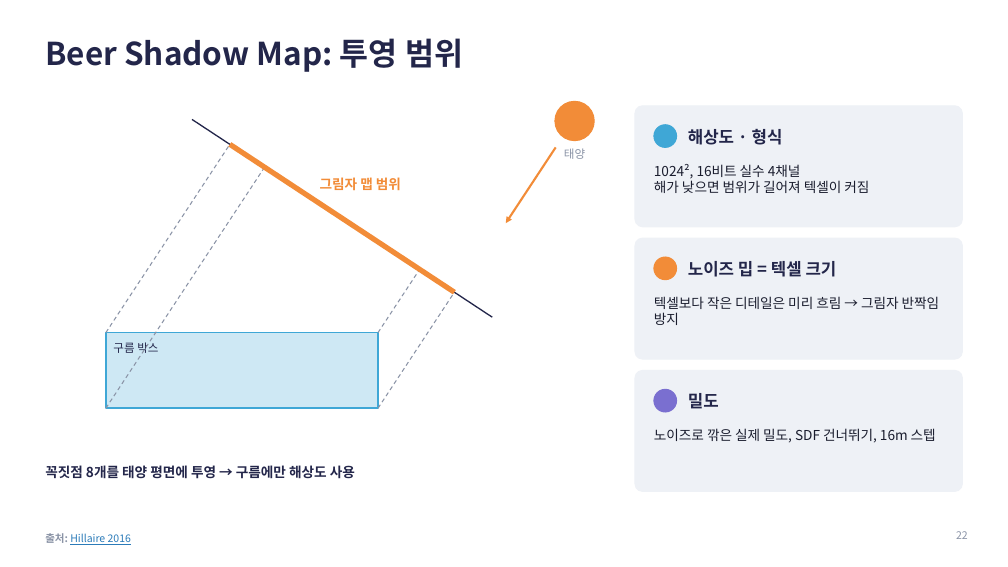
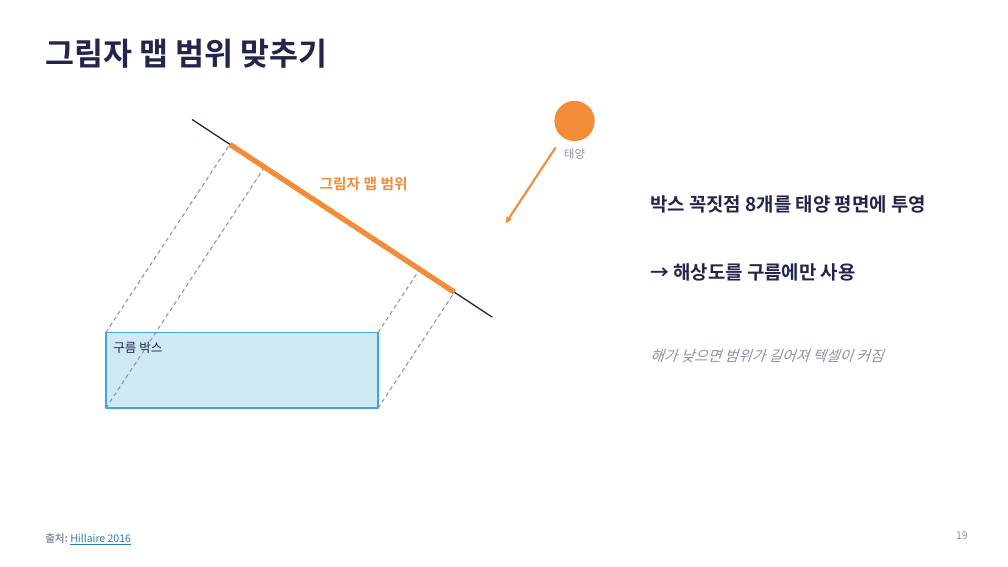
Before and after one commit to jcmeve/DirectX-Graphics-Samples, a slide deck: slide 19 of Interactive Raymarching Cloud_3.pptx (slide 22 before the commit). Drawn at 1008x567 pixels with LibreOffice and Linux fonts; fonts in the diff are those of the drawing. Boxes give left, top, right and bottom in pixels: in the first picture for what was removed or moved away, otherwise in the second. Text is boxed around its words. In the diff, an @@ line names an element or a change of style, - is before the commit and + after.

```diff
--- a/Interactive Raymarching Cloud_3.pptx
+++ b/Interactive Raymarching Cloud_3.pptx
@@ title at [45,38,328,68]: text changed @@
-Beer Shadow Map: 투영 범위
+그림자 맵 범위 맞추기
@@ rounded rectangle removed at [635,106,963,227] @@
@@ ellipse removed at [654,125,677,147] @@
@@ text removed at [688,129,783,145] @@
-해상도 · 형식
@@ text "그림자 맵 범위" at [320,176,408,191]: size 13 to 14 pt @@
@@ text at [654,164,801,179]: paragraph removed @@
-1024², 16비트 실수 4채널
@@ text at [650,195,926,213]: text changed; size 13 to 18 pt @@
-꼭짓점 8개를 태양 평면에 투영 → 구름에만 해상도 사용
+박스 꼭짓점 8개를 태양 평면에 투영
@@ rounded rectangle removed at [635,238,963,359] @@
@@ ellipse removed at [654,257,677,280] @@
@@ text added at [673,263,856,281], 18 pt, text #23264A, bold @@
+→ 해상도를 구름에만 사용
@@ text removed at [688,261,837,277] @@
-노이즈 밉 = 텍셀 크기
@@ text removed at [654,296,940,325] @@
-텍셀보다 작은 디테일은 미리 흐림 → 그림자 반짝임 방지
@@ text "해가 낮으면 범위가 길어져 텍셀이 ...": place and size @@
-text "해가 낮으면 범위가 길어져 텍셀이 ..." at [654,164,869,193]
+text "해가 낮으면 범위가 길어져 텍셀이 ..." at [650,349,883,362]
@@ text "해가 낮으면 범위가 길어져 텍셀이 ..." at [650,349,883,362]: size 13 to 14 pt, text colour #1A1D2E to #8A93A6, italic on; vertical alignment top to middle @@
@@ text "구름 박스" at [113,339,162,354]: size 11 to 12 pt @@
@@ rounded rectangle removed at [635,371,963,492] @@
@@ ellipse removed at [654,389,677,412] @@
@@ text removed at [688,393,719,409] @@
-밀도
@@ text removed at [654,428,936,443] @@
-노이즈로 깎은 실제 밀도, SDF 건너뛰기, 16m 스텝
@@ page number at [956,531,968,539]: text changed @@
-22
+19
```
Also in this commit, not shown: 21 other slides changed, 1 slide added, 5 slides removed.
